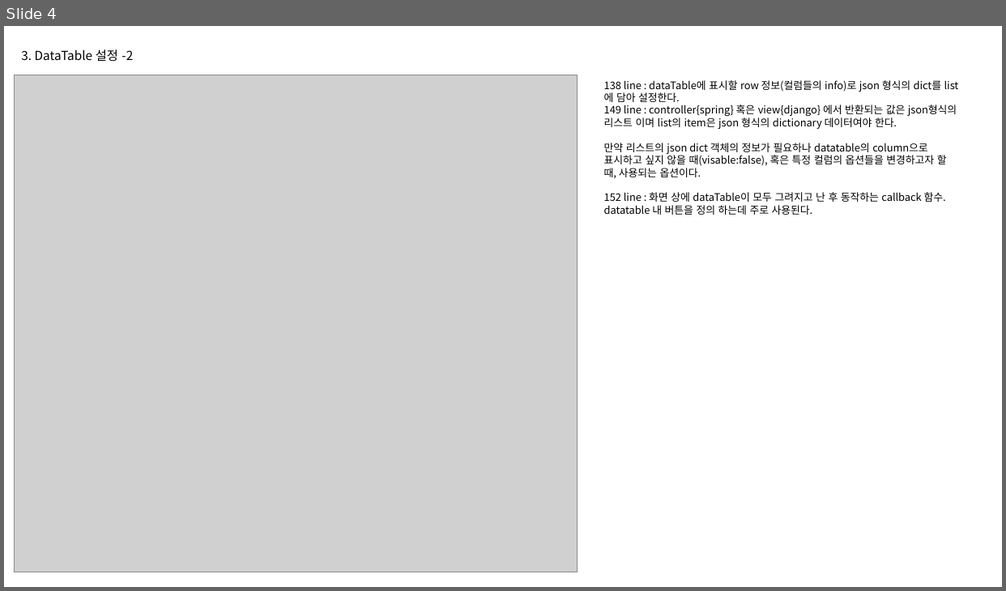
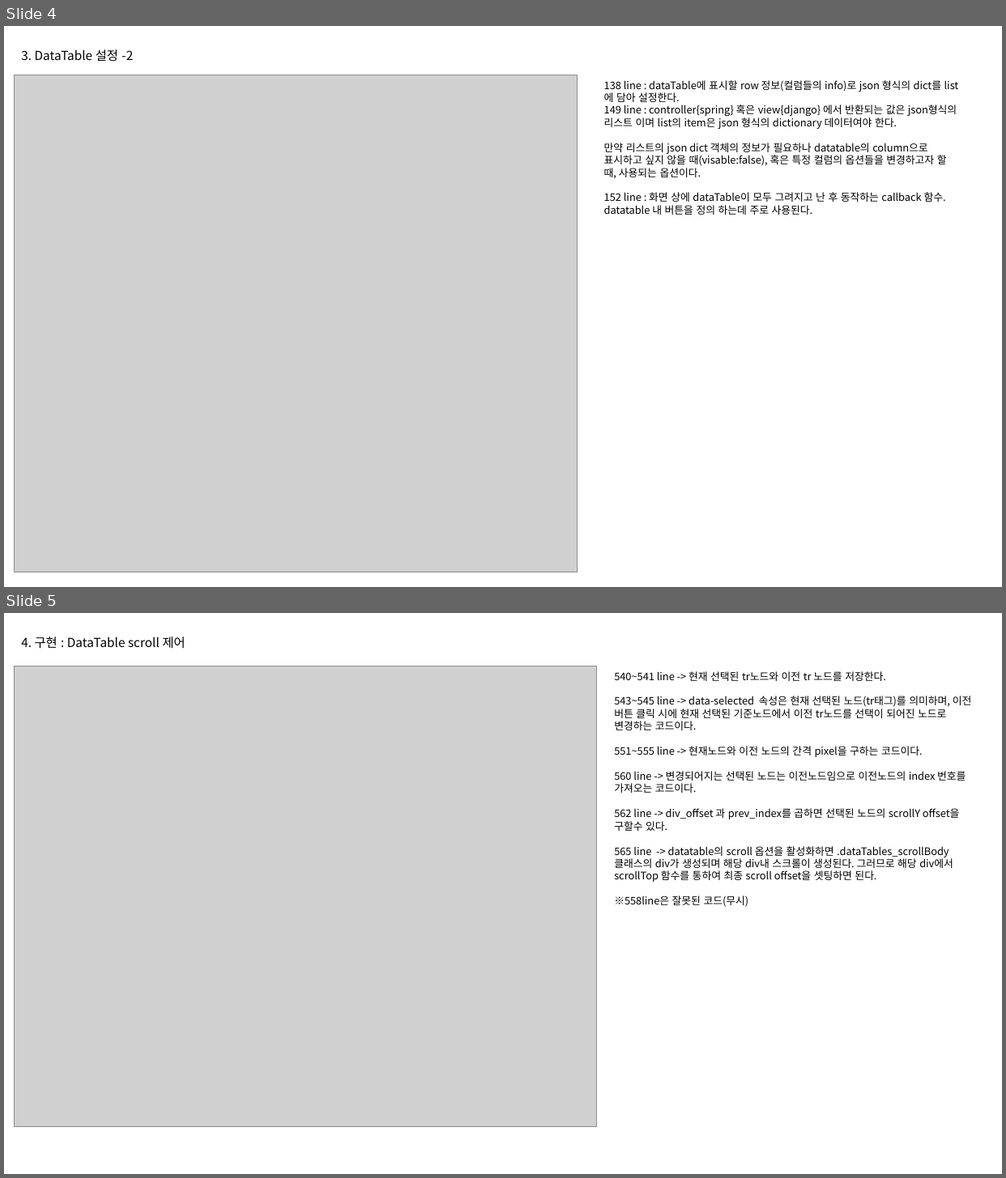
Before and after one commit to khb3025/EducationArrangement, a slide deck: project/라이브러리/javascript/dataTable/dataTable Library(javascript).pptx. Shown one above the other, each under a label of ours: slide 4 before the commit, slides 4 and 5 after it. The pictures are 1006x591 and 1006x1178 pixels, drawn with LibreOffice and Linux fonts; fonts in the diff are those of the drawing; grey boxes stand for pictures. Boxes give left, top, right and bottom in pixels: in the first picture for what was removed or moved away, otherwise in the second. Text is boxed around its words. In the diff, an @@ line names an element or a change of style, - is before the commit and + after.

Commit message:
commit and push

```diff
--- a/project/라이브러리/javascript/dataTable/dataTable Library(javascript).pptx
+++ b/project/라이브러리/javascript/dataTable/dataTable Library(javascript).pptx
@@ slide 5 added at <box>4,613,1002,1174</box>, background #FFFFFF @@
@@ text added at <box>21,636,185,649</box>, 12 pt, text #000000 @@
+4. 구현 : DataTable scroll 제어
@@ picture added at <box>14,666,597,1127</box> @@
@@ text added at <box>614,671,972,907</box>, 10 pt, text #000000 @@
+540~541 line -> 현재 선택된 tr노드와 이전 tr 노드를 저장한다.
+543~545 line -> data-selected 속성은 현재 선택된 노드(tr태그)를 의미하며, 이전 버튼 클릭 시에 현재 선택된 기준노드에서 이전 tr노드를 선택이 되어진 노드로 변경하는 코드이다.
+551~555 line -> 현재노드와 이전 노드의 간격 pixel을 구하는 코드이다.
+560 line -> 변경되어지는 선택된 노드는 이전노드임으로 이전노드의 index 번호를 가져오는 코드이다.
+562 line -> div_offset 과 prev_index를 곱하면 선택된 노드의 scrollY offset을 구할수 있다.
+565 line -> datatable의 scroll 옵션을 활성화하면 .dataTables_scrollBody 클래스의 div가 생성되며 해당 div내 스크롤이 생성된다. 그러므로 해당 div에서 scrollTop 함수를 통하여 최종 scroll offset을 셋팅하면 된다.
+※558line은 잘못된 코드(무시)
```
